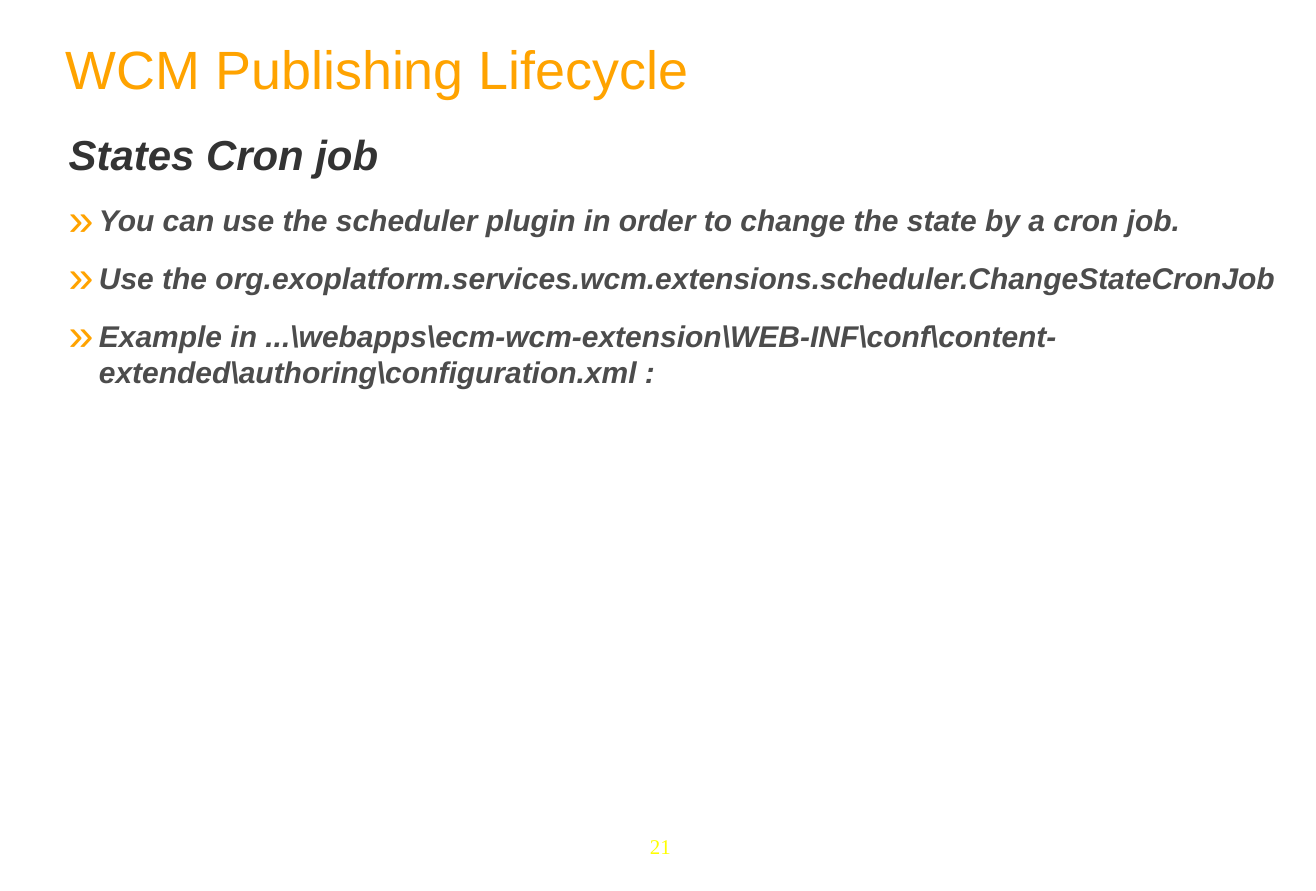
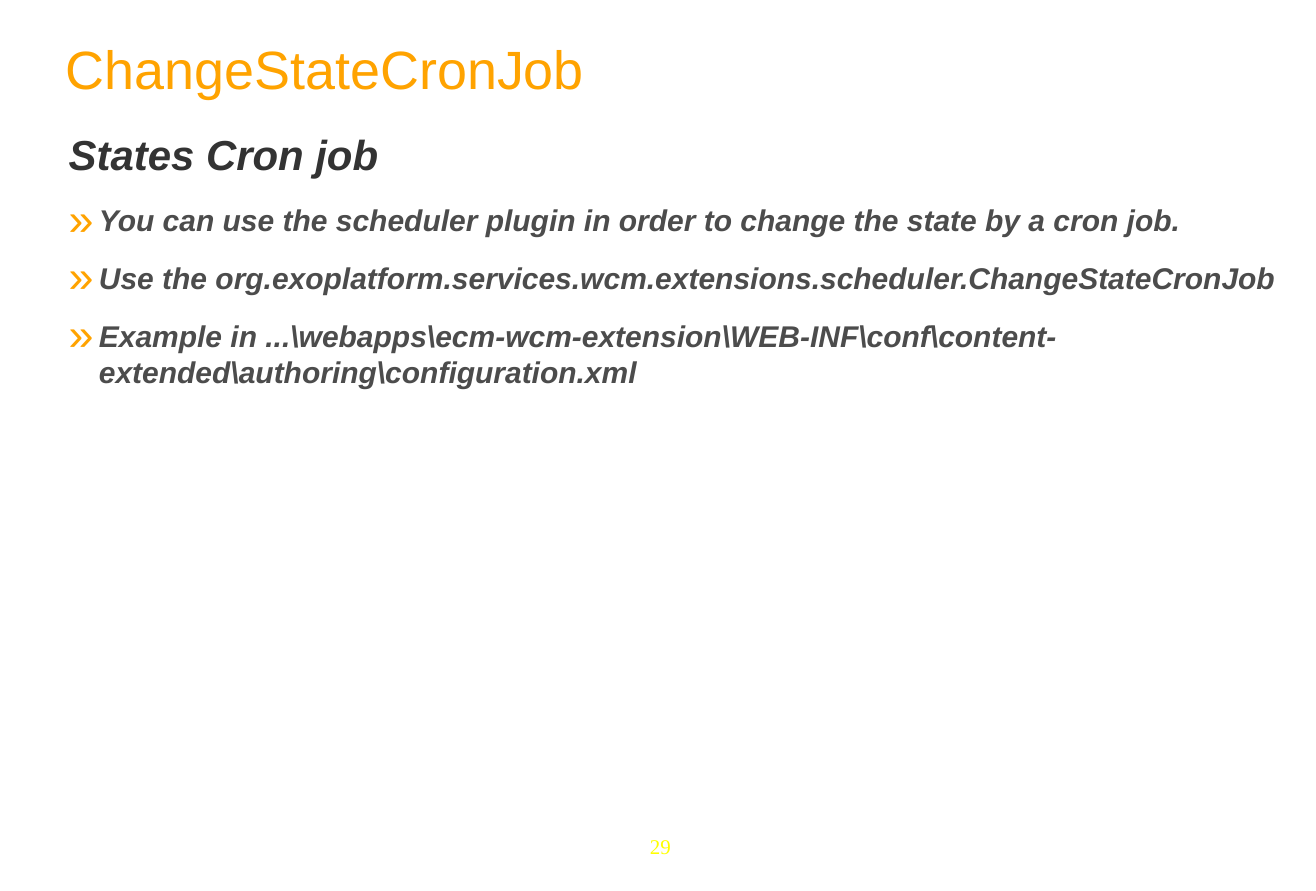
Before and after one commit to anhvurz90/training, a slide deck: slide 29 of exo-developer/280-wcm-customization/slides/280-WCM-XDev-en.ppt (slide 21 before the commit). Drawn at 1316x891 pixels with LibreOffice and Linux fonts; fonts in the diff are those of the drawing; background and template pictures are left out. Boxes give left, top, right and bottom in pixels: in the first picture for what was removed or moved away, otherwise in the second. Text is boxed around its words. In the diff, an @@ line names an element or a change of style, - is before the commit and + after.

```diff
--- a/exo-developer/280-wcm-customization/slides/280-WCM-XDev-en.ppt
+++ b/exo-developer/280-wcm-customization/slides/280-WCM-XDev-en.ppt
@@ text at box(66, 50, 584, 99): text changed @@
-WCM Publishing Lifecycle
+ChangeStateCronJob
@@ text at box(99, 325, 1056, 388): text changed @@
-» Example in ...\webapps\ecm-wcm-extension\WEB-INF\conf\content-extended\authoring\configuration.xml :
+» Example in ...\webapps\ecm-wcm-extension\WEB-INF\conf\content-extended\authoring\configuration.xml
@@ page number at box(650, 840, 671, 855): text changed @@
-21
+29
```
Also in this commit, not shown: 10 other slides changed, 15 slides added, 7 slides removed, 5 other files.
